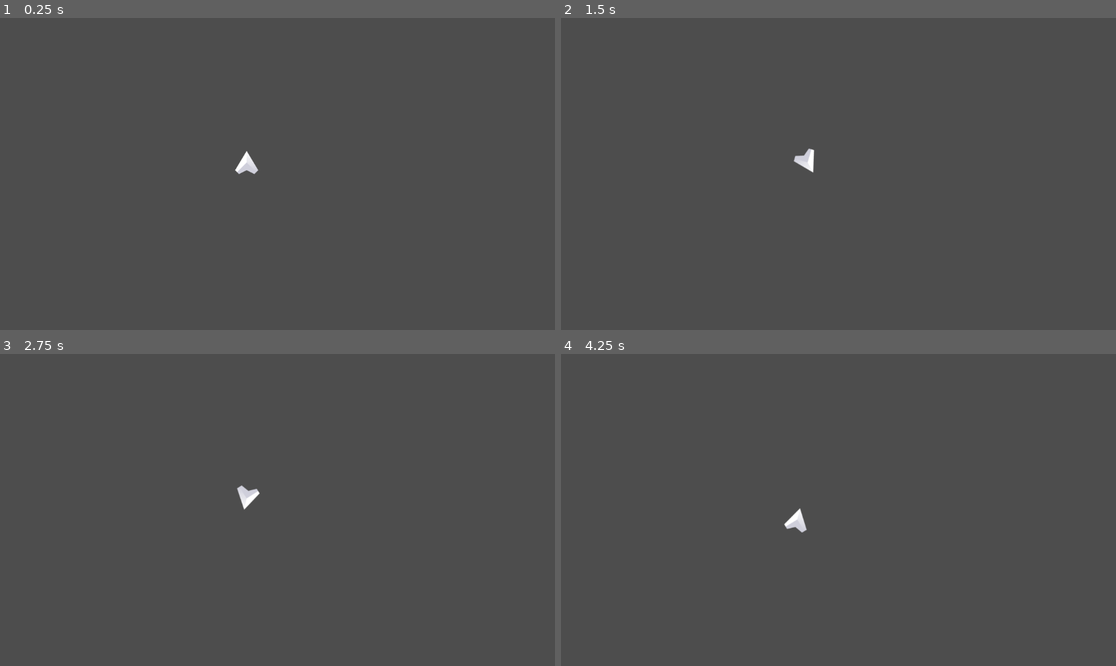
Above: before the commit, frames 1-4 (two rows, left to right).
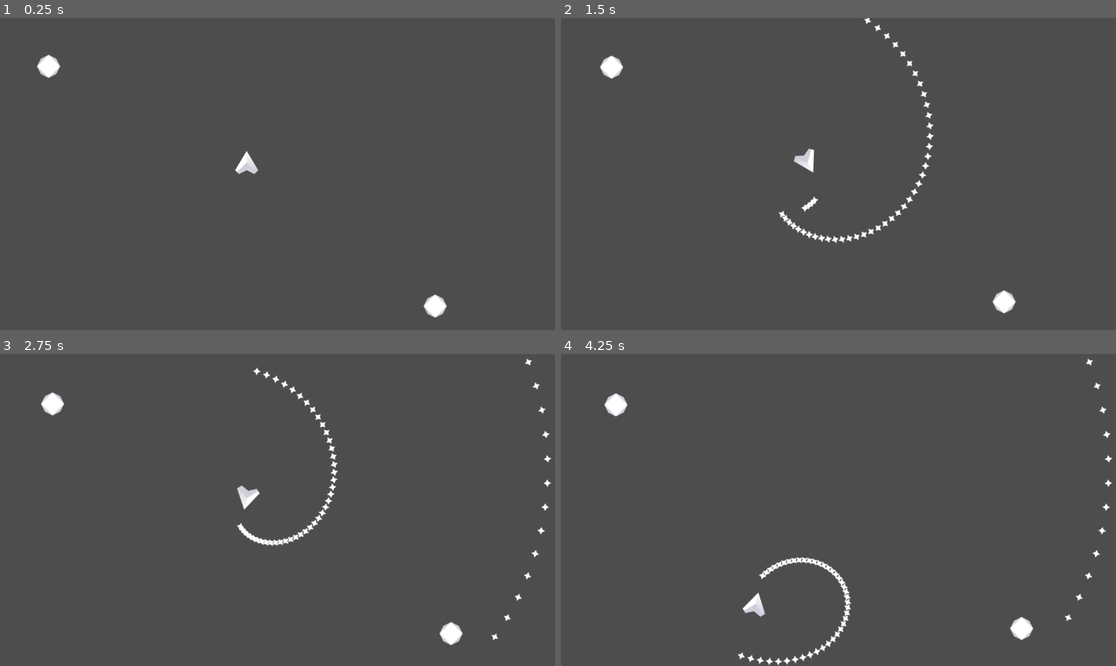
Above: after the commit, the same moments.

Repository: fvcoding/Space-Shooter
Game: Godot game, scene res://game.tscn
Same seed, same stepped clock (60 frames per second), same inputs: the game is played once before the commit and once after it.
Inputs:
- Up to frame 1 (0.25 s): no input
- Up to frame 2 (1.5 s): hold D (Right) 0.53-1.28 s; hold Space (Shoot, bound only after the commit) 0.53-1.28 s; hold A (Left) from 1.28 s (still down); tap Space (Shoot, bound only after the commit) at 1.35 s
- Up to frame 3 (2.75 s): release A (Left) at 2.03 s; hold D (Right) from 2.03 s (still down); hold Space (Shoot, bound only after the commit) from 2.03 s (still down)
- Up to frame 4 (4.25 s): release D (Right) at 2.78 s; release Space (Shoot, bound only after the commit) at 2.78 s; hold W (Forward) 2.78-3.53 s; tap Space (Shoot, bound only after the commit) at 2.85 s; hold A (Left) from 3.53 s (still down); hold Space (Shoot, bound only after the commit) from 3.53 s (still down)

The runs differ from the first frame. In frame 1, 0.4% of the frame differs, in the area x 6-81%, y 11-96%; in frame 2, 1.1%; in frame 3, 1.3%; in frame 4, 1.6%, in the area x 7-100%, y 1-100%.

Commit message:
Completes Part 2

Diff:
--- /dev/null
+++ b/Asteroid/Asteroid.gd
@@ -0,0 +1,13 @@
+extends CharacterBody2D
+
+var initial_speed = 100.0
+
+func _ready():
+	velocity = Vector2(0, initial_speed*randf()).rotated(2*PI*randf())
+
+
+
+func _physics_process(delta):
+	move_and_slide()
+	position.x = wrapf(position.x, 0, 1152)
+	position.y = wrapf(position.y, 0, 648)
--- /dev/null
+++ b/Asteroid/asteroid.tscn
@@ -0,0 +1,13 @@
+[gd_scene load_steps=3 format=3 uid="uid://b7wmololompx"]
+
+[ext_resource type="Script" path="res://Asteroid/Asteroid.gd" id="1_3o7tb"]
+[ext_resource type="Texture2D" uid="uid://dnv12jrkhjcbh" path="res://Assets/Meteor.png" id="2_dbvge"]
+
+[node name="Asteroid" type="CharacterBody2D"]
+script = ExtResource("1_3o7tb")
+
+[node name="Sprite2D" type="Sprite2D" parent="."]
+texture = ExtResource("2_dbvge")
+
+[node name="CollisionPolygon2D" type="CollisionPolygon2D" parent="."]
+polygon = PackedVector2Array(21, -17.3, 21, -14.3, 29.1, 4, 26.3, 4, 20.3, 18, 18.6, 18, 2.6, 28, -2.5, 28, -21, 17.1, -21, 14.3, -29.1, -4, -26.2, -4, -17.2, -21, -14.5, -21, -4, -26.2, -4, -29.2)
--- /dev/null
+++ b/Player/Bullet.gd
@@ -0,0 +1,22 @@
+extends Area2D
+
+var speed = 5.0
+var damage = 1.0
+var velocity = Vector2.ZERO
+
+
+func _ready():
+	velocity = Vector2(0, -speed).rotated(rotation)
+
+
+
+func _physics_process(_delta):
+	position = position + velocity
+
+
+func _on_body_entered(_body):
+	queue_free()
+
+
+func _on_timer_timeout():
+	queue_free()
--- a/Player/Player.gd
+++ b/Player/Player.gd
@@ -1,23 +1,39 @@
 extends CharacterBody2D
 
-var speed = 1
+var speed = 5
 var rotate_speed = 0.08
 var max_speed = 400
+var nose = Vector2(0,-60)
+var Bullet = load("res://Player/bullet.tscn")
+
+func get_input():
+	var to_return = Vector2.ZERO
+	$Exhaust.hide()
+	if Input.is_action_pressed("Forward"):
+		to_return += Vector2(0,-1)
+		$Exhaust.show()
+	if Input.is_action_pressed("Left"):
+		rotation -= rotate_speed
+	if Input.is_action_pressed("Right"):
+		rotation += rotate_speed
+	return to_return.rotated(rotation)
 
 
-func _physics_process(delta):
-	if Input.is_action_pressed("Left"):
-		rotation = rotation - rotate_speed
-	if Input.is_action_pressed("Right"):
-		rotation += rotate_speed
-	if Input.is_action_pressed("Forward"):
-		velocity = velocity + Vector2(0,-speed).rotated(rotation)
+func _physics_process(_delta):
+	velocity += get_input()*speed
+	velocity = velocity.normalized() * clamp(velocity.length(), 0, max_speed)
 
 	position.x = wrapf(position.x, 0, 1152)
 	position.y = wrapf(position.y, 0, 648)
 
 	velocity = velocity.normalized() * clamp(velocity.length(), 0, max_speed)
 
-	print(velocity.length())
+	move_and_slide()
 
-	move_and_slide()
+	if Input.is_action_pressed("Shoot"):
+		var bullet = Bullet.instantiate()
+		bullet.position = position + nose.rotated(rotation)
+		bullet.rotation = rotation
+		var Effects = get_node_or_null("/root/Game/Effects")
+		if Effects != null:
+			Effects.add_child(bullet)
--- /dev/null
+++ b/Player/bullet.tscn
@@ -0,0 +1,24 @@
+[gd_scene load_steps=4 format=3 uid="uid://du10b7sgfj6mb"]
+
+[ext_resource type="Script" path="res://Player/Bullet.gd" id="1_3symi"]
+[ext_resource type="Texture2D" uid="uid://mljwth1i1ien" path="res://Assets/Bullet.png" id="2_m030e"]
+
+[sub_resource type="CircleShape2D" id="CircleShape2D_ajqxf"]
+radius = 12.0
+
+[node name="Bullet" type="Area2D"]
+script = ExtResource("1_3symi")
+
+[node name="Sprite2D" type="Sprite2D" parent="."]
+texture = ExtResource("2_m030e")
+
+[node name="CollisionShape2D" type="CollisionShape2D" parent="."]
+shape = SubResource("CircleShape2D_ajqxf")
+
+[node name="Timer" type="Timer" parent="."]
+wait_time = 2.0
+one_shot = true
+autostart = true
+
+[connection signal="body_entered" from="." to="." method="_on_body_entered"]
+[connection signal="timeout" from="Timer" to="." method="_on_timer_timeout"]
--- /dev/null
+++ b/Player/player.tscn
@@ -0,0 +1,21 @@
+[gd_scene load_steps=4 format=3 uid="uid://dra1yftpmbppl"]
+
+[ext_resource type="Script" path="res://Player/Player.gd" id="1_mmwo0"]
+[ext_resource type="Texture2D" uid="uid://cklq5o7jdny2h" path="res://Assets/Exhaust.png" id="2_crmt4"]
+[ext_resource type="Texture2D" uid="uid://cl5e8e6640gwk" path="res://Assets/Player.png" id="3_l0u3e"]
+
+[node name="Player" type="CharacterBody2D"]
+position = Vector2(512, 300)
+script = ExtResource("1_mmwo0")
+metadata/_edit_group_ = true
+
+[node name="Exhaust" type="Sprite2D" parent="."]
+visible = false
+position = Vector2(0, 50)
+texture = ExtResource("2_crmt4")
+
+[node name="Sprite2D" type="Sprite2D" parent="."]
+texture = ExtResource("3_l0u3e")
+
+[node name="CollisionPolygon2D" type="CollisionPolygon2D" parent="."]
+polygon = PackedVector2Array(5, -25.2, 5, -22.5, 28.3, 17, 27.2, 19, 25.9, 19, 17.9, 28, 13.6, 28, -0.700001, 21.7, -19, 29, -19, 25.9, -28, 17.9, -28, 14.4, -3, -25.6, -3, -29.2)
--- a/game.tscn
+++ b/game.tscn
@@ -1,17 +1,18 @@
 [gd_scene load_steps=3 format=3 uid="uid://gn4s5ym1dpwh"]
 
-[ext_resource type="Texture2D" uid="uid://cl5e8e6640gwk" path="res://Assets/Player.png" id="1_8dcer"]
-[ext_resource type="Script" path="res://Player/Player.gd" id="1_vsfxb"]
+[ext_resource type="PackedScene" uid="uid://dra1yftpmbppl" path="res://Player/player.tscn" id="1_5bkoa"]
+[ext_resource type="PackedScene" uid="uid://b7wmololompx" path="res://Asteroid/asteroid.tscn" id="2_0xjcr"]
 
 [node name="Game" type="Node2D"]
 
-[node name="Player" type="CharacterBody2D" parent="."]
-position = Vector2(512, 300)
-script = ExtResource("1_vsfxb")
-metadata/_edit_group_ = true
+[node name="Player" parent="." instance=ExtResource("1_5bkoa")]
 
-[node name="Sprite2D" type="Sprite2D" parent="Player"]
-texture = ExtResource("1_8dcer")
+[node name="Asteroid_Container" type="Node2D" parent="."]
 
-[node name="CollisionPolygon2D" type="CollisionPolygon2D" parent="Player"]
-polygon = PackedVector2Array(5, -25.2, 5, -22.5, 28.3, 17, 27.2, 19, 25.9, 19, 17.9, 28, 13.6, 28, -0.700001, 21.7, -19, 29, -19, 25.9, -28, 17.9, -28, 14.4, -3, -25.6, -3, -29.2)
+[node name="Asteroid" parent="Asteroid_Container" instance=ExtResource("2_0xjcr")]
+position = Vector2(100, 100)
+
+[node name="Asteroid2" parent="Asteroid_Container" instance=ExtResource("2_0xjcr")]
+position = Vector2(900, 600)
+
+[node name="Effects" type="Node2D" parent="."]
--- a/global.gd
+++ b/global.gd
@@ -1,8 +1,9 @@
 extends Node
 
+func _ready():
+	randomize()
 
-
-func _process(delta):
+func _process(_delta):
 
 	if Input.is_action_pressed("Quit"):
 		get_tree().quit()
--- a/project.godot
+++ b/project.godot
@@ -41,3 +41,8 @@
 "events": [Object(InputEventKey,"resource_local_to_scene":false,"resource_name":"","device":-1,"window_id":0,"alt_press …(182 unchanged characters)…
 ]
 }
+Shoot={
+"deadzone": 0.5,
+"events": [Object(InputEventKey,"resource_local_to_scene":false,"resource_name":"","device":-1,"window_id":0,"alt_pressed":false,"shift_pressed":false,"ctrl_pressed":false,"meta_pressed":false,"pressed":false,"keycode":0,"physical_keycode":32,"key_label":0,"unicode":32,"echo":false,"script":null)
+]
+}
